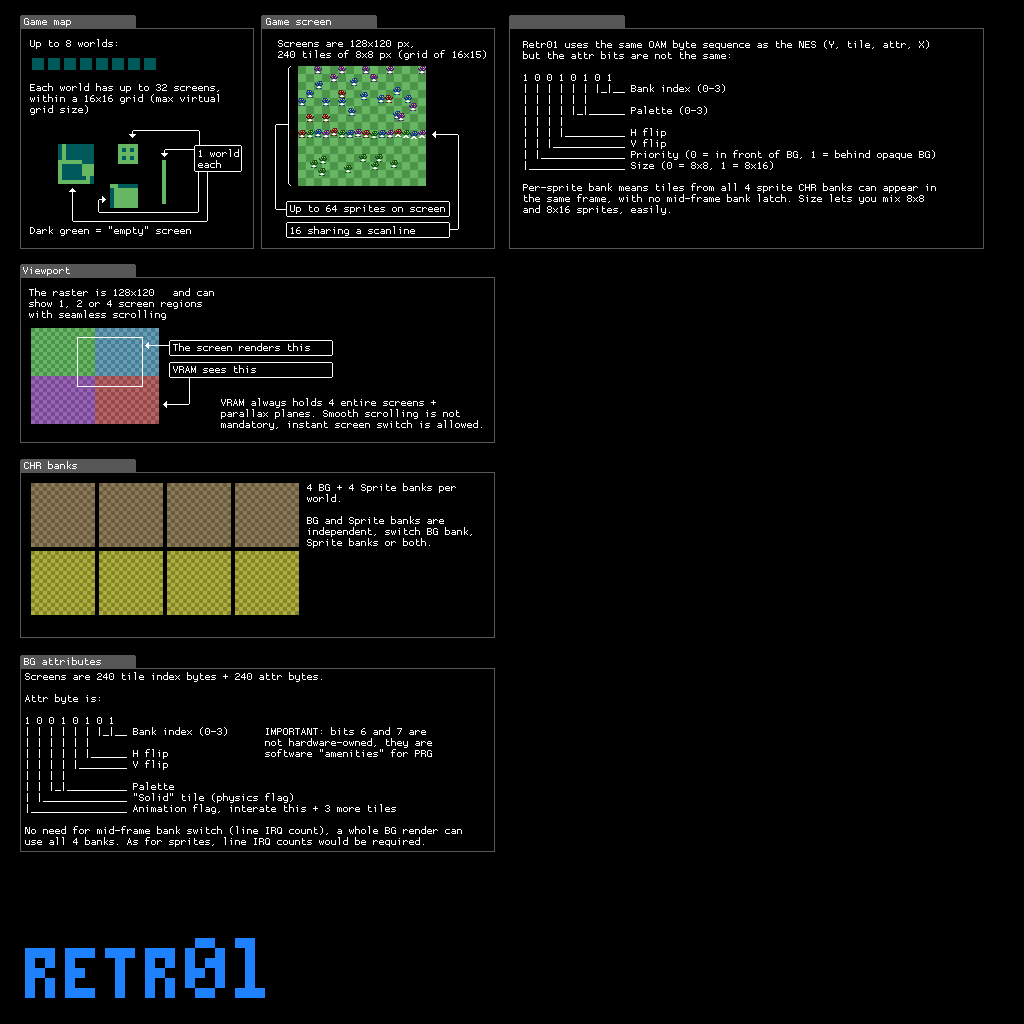
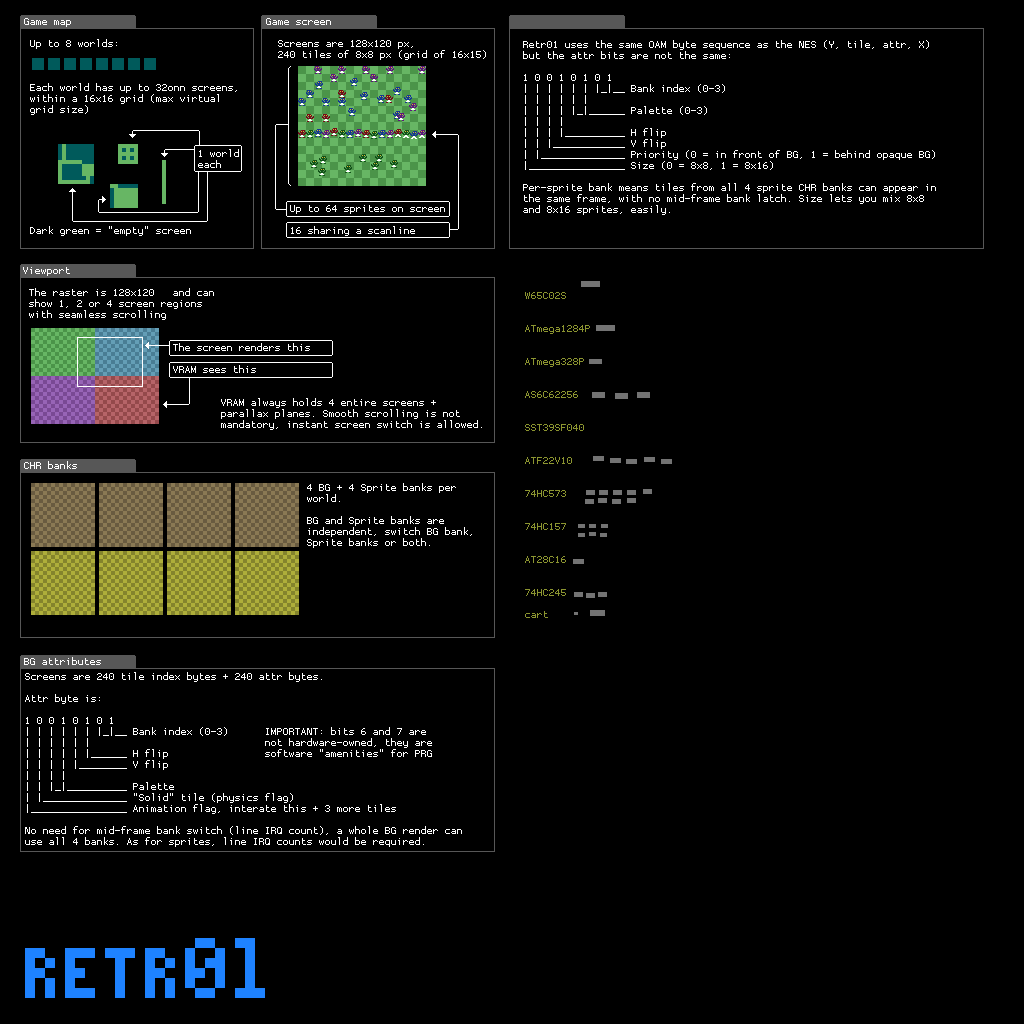
Layer changes from the first (1024, 1024) image to the second:
painted on "..." over [168, 86, 237, 92]
added layer "W65C02S ..." above "shapes" over [525, 292, 590, 618]
painted on "shapes" over [45, 281, 672, 958]